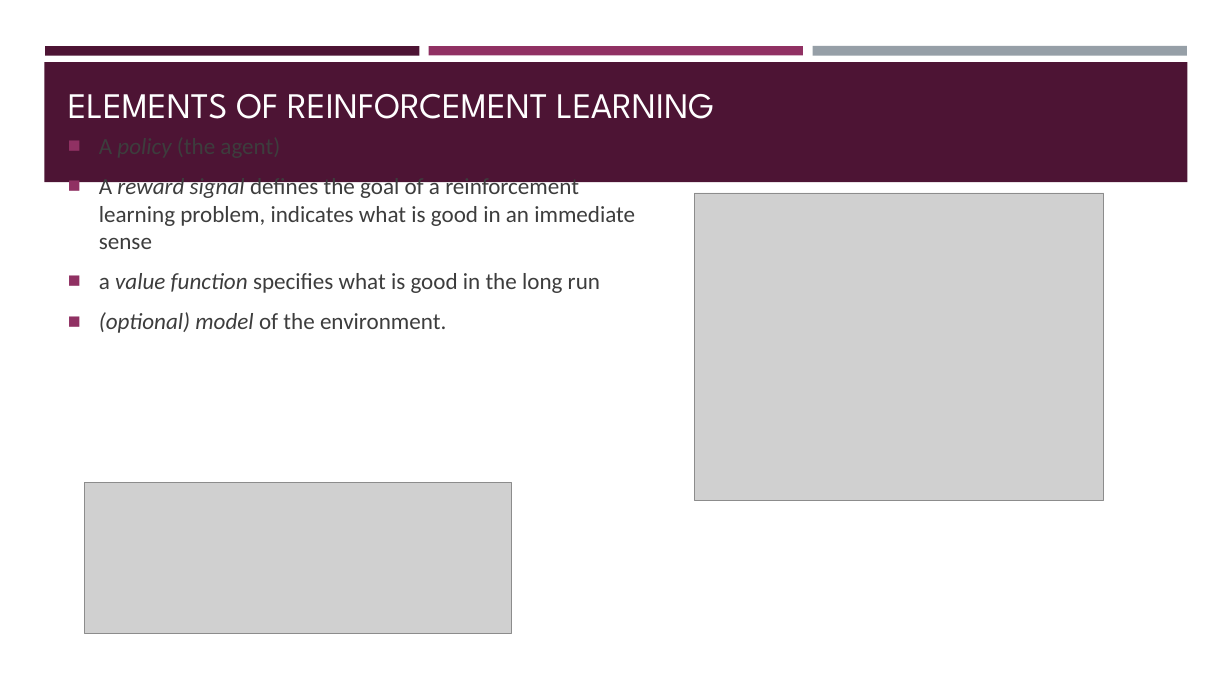
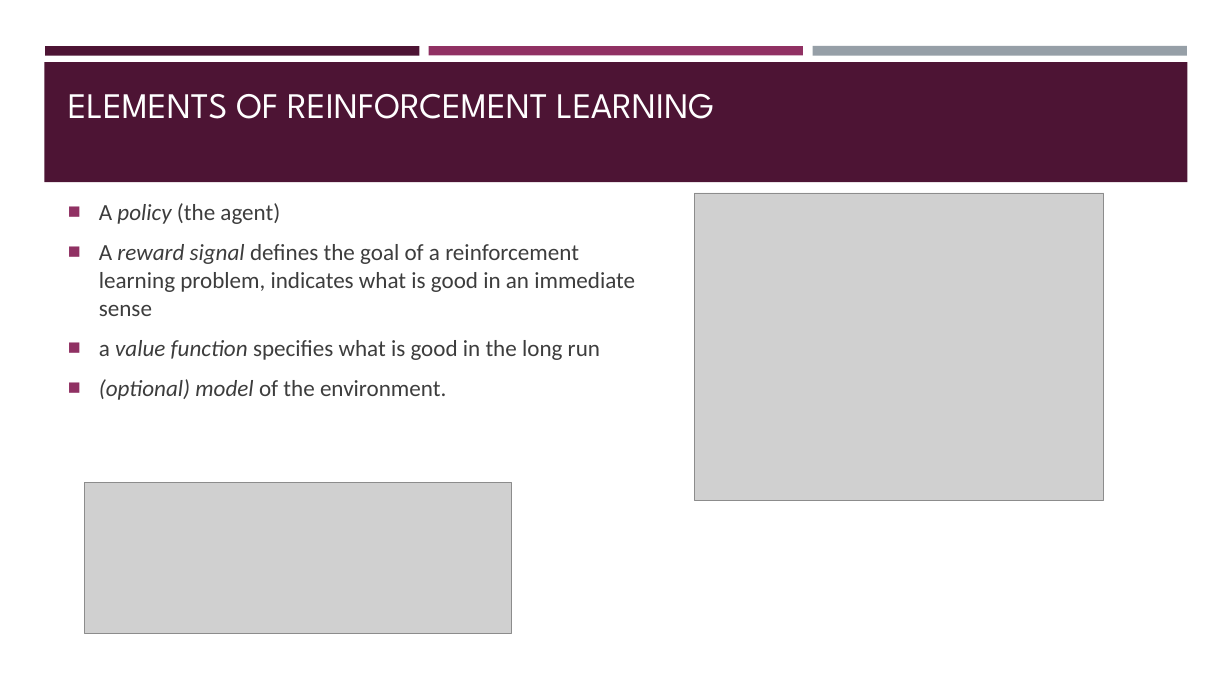
Before and after one commit to Boty22/Global-AI-Bootcamp-DRL, a slide deck: slide 9 of From RL to DRL.pptx. Drawn at 1232x693 pixels with LibreOffice and Linux fonts; fonts in the diff are those of the drawing; grey boxes stand for pictures. Boxes give left, top, right and bottom in pixels: in the first picture for what was removed or moved away, otherwise in the second. Text is boxed around its words. In the diff, an @@ line names an element or a change of style, - is before the commit and + after.

```diff
--- a/From RL to DRL.pptx
+++ b/From RL to DRL.pptx
@@ text "A policy (the agent)" rewrapped from bbox=[99, 174, 635, 333] to bbox=[99, 203, 635, 400] @@
```
Also in this commit, not shown: 6 other slides changed, 1 slide removed.
